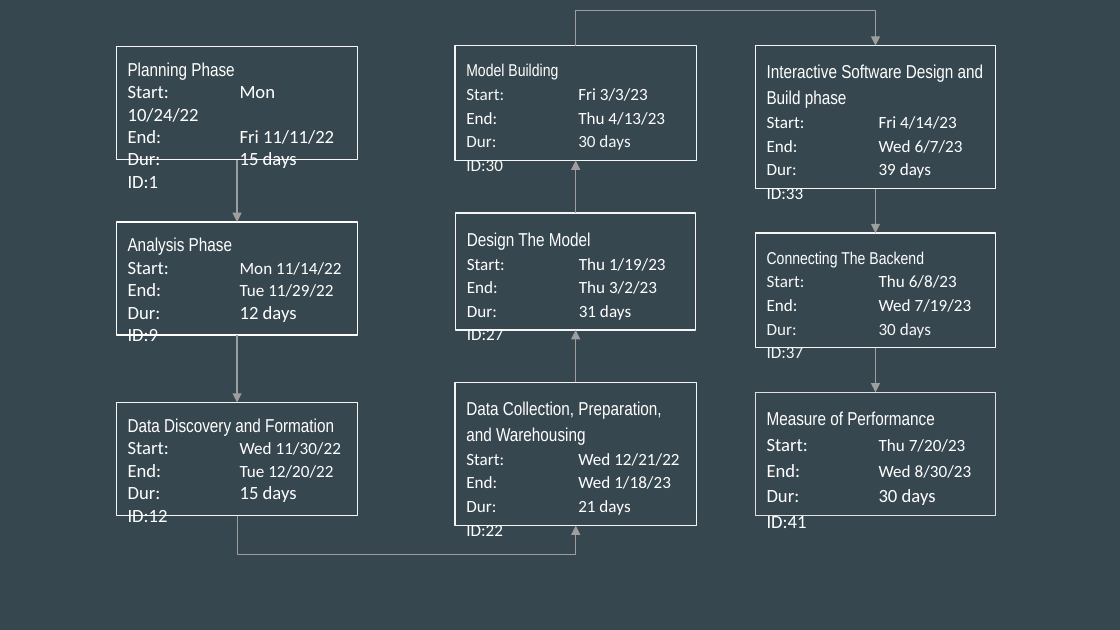
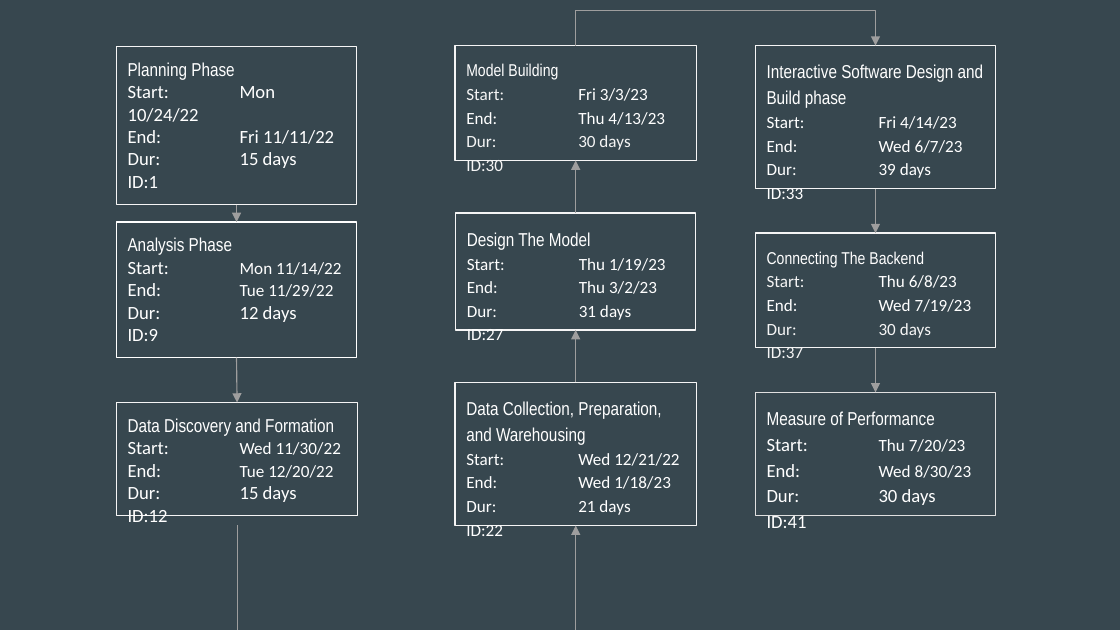
Before and after one commit to Telemachus19/02-24-00302-Systems-Analysis-And-Design, a slide deck: slide 14 of Project/Planning Phase.pptx. Drawn at 1120x630 pixels with LibreOffice and Linux fonts; fonts in the diff are those of the drawing. Boxes give left, top, right and bottom in pixels: in the first picture for what was removed or moved away, otherwise in the second. Text is boxed around its words. In the diff, an @@ line names an element or a change of style, - is before the commit and + after.

```diff
--- a/Project/Planning Phase.pptx
+++ b/Project/Planning Phase.pptx
@@ rectangle "Planning Phase": place and size @@
-rectangle "Planning Phase" at box(116, 47, 358, 160)
+rectangle "Planning Phase" at box(116, 47, 357, 205)
@@ arrow moved from (237, 160) - (237, 222) to (236, 205) - (236, 222) @@
@@ rectangle "Analysis Phase": place and size @@
-rectangle "Analysis Phase" at box(116, 222, 358, 335)
+rectangle "Analysis Phase" at box(116, 222, 357, 357)
@@ arrow moved from (237, 335) - (237, 402) to (236, 357) - (237, 402) @@
@@ elbow arrow moved from (237, 515) - (576, 525) to (237, 525) - (576, 525) @@
```
Also in this commit, not shown: 37 other files.
